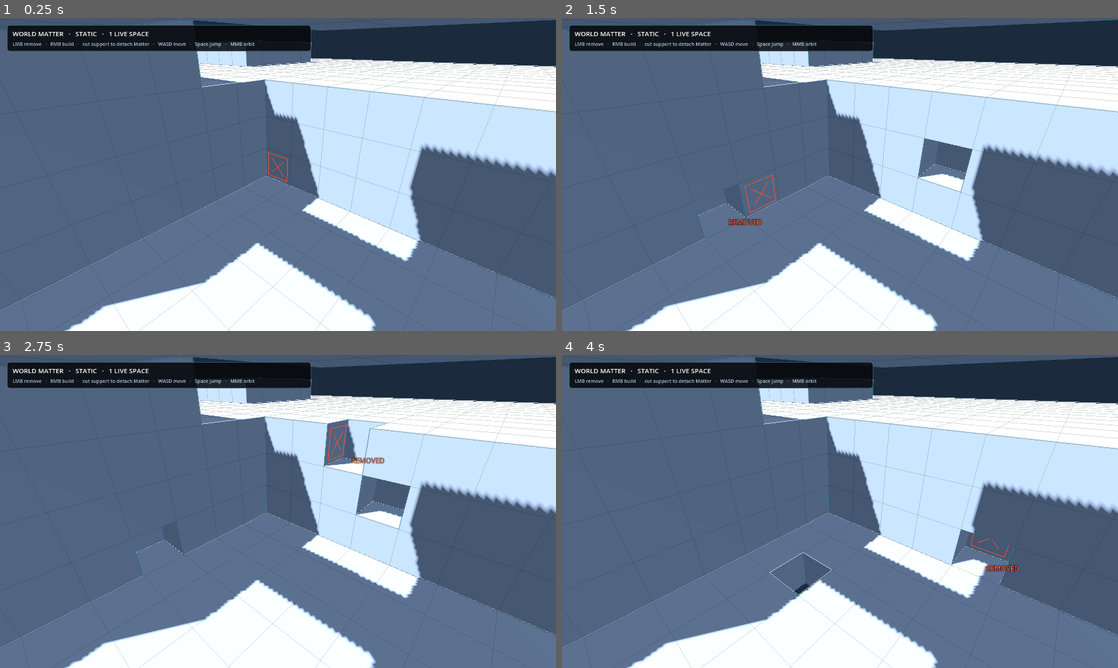
Above: before the commit, frames 1-4 (two rows, left to right).
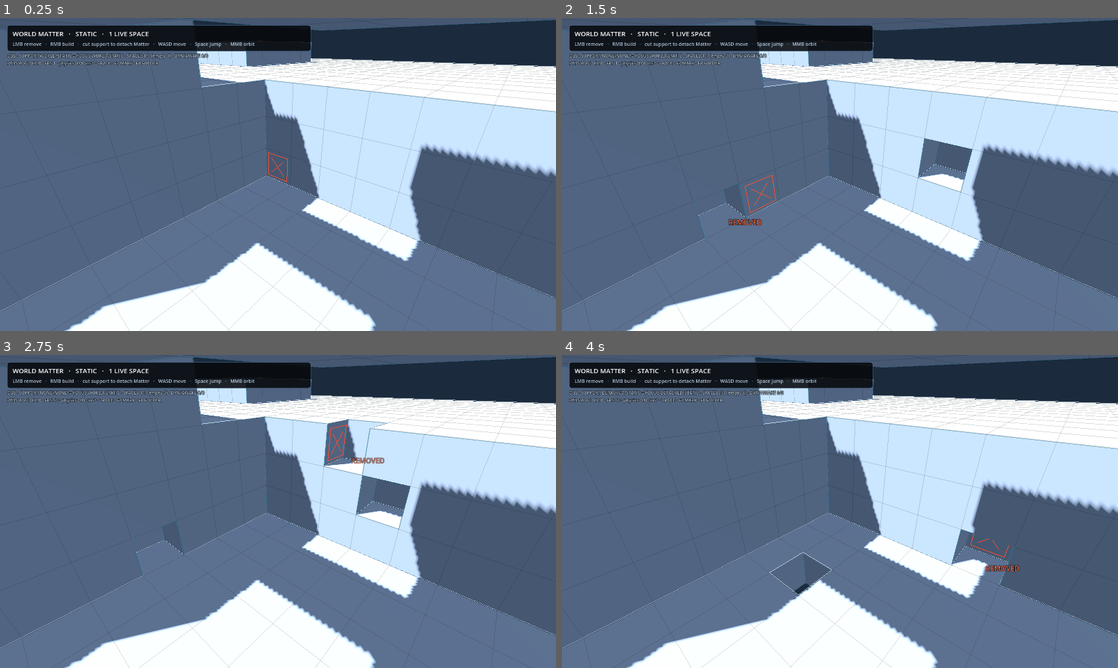
Above: after the commit, the same moments.

Repository: Jozzpoly/FrameMatter-Lab
Game: Godot game, scene res://p1/recovery_main.tscn
Same seed, same stepped clock (60 frames per second), same inputs: the game is played once before the commit and once after it.
Inputs (mouse positions are in pixels of both pictures, inside the frame that each line leads up to):
- Up to frame 1 (0.25 s): no input
- Up to frame 2 (1.5 s): tap Enter at 0.5 s; move the mouse to (962, 158) at 0.52 s; hold D (p1_move_right) 0.53-1.25 s; tap F at 0.6 s; click (962, 158) at 0.67 s; tap Space (p1_jump) at 0.77 s; drag from (728, 190) to (812, 237) at 1.27 s
- Up to frame 3 (2.75 s): move the mouse to (333, 442) at 2.02 s; hold D (p1_move_right) from 2.03 s (still down); hold E (p1_edit_toggle) from 2.03 s (still down); click (333, 442) at 2.17 s; tap F at 2.3 s
- Up to frame 4 (4 s): release D (p1_move_right) at 2.75 s; release E (p1_edit_toggle) at 2.75 s; tap R (p1_reset) at 2.75 s; drag from (812, 574) to (673, 464) at 2.77 s; move the mouse to (1006, 558) at 3.52 s; hold A (p1_move_left) from 3.53 s (still down); hold T (p1_space_toggle) from 3.53 s (still down); click (1006, 558) at 3.67 s; tap Space (p1_jump) at 3.77 s; tap F at 3.8 s

The runs differ from the first frame. In frame 1, 0.6% of the frame differs, in the area x 1-38%, y 11-16%; in frame 2, 0.6%; in frame 3, 0.6%; in frame 4, 0.7%, in the area x 1-40%, y 11-16%.
Error in both runs: Invalid call. Nonexistent function 'get_global_transform_interpolated' in base 'Node3D (SpaceQueryCharacter)'. (res://p1/camera_rig.gd:113)

Commit message:
Instrument Spark Owner runs with causal truth trace

Diff:
--- a/p1/matter_interactor.gd
+++ b/p1/matter_interactor.gd
@@ -13,6 +13,7 @@
 
 signal edit_mode_changed(mode: int)
 signal edit_applied(space: LocalMatterSpace, cell: Vector3i, mode: int, topology_split_queued: bool)
+signal edit_timing_sample(space: LocalMatterSpace, cell: Vector3i, mode: int, topology_split_queued: bool, sample: Dictionary)
 signal storage_expansion_requested(space: LocalMatterSpace, source_cell: Vector3i)
 signal edit_rejected(reason: String)
 
@@ -113,8 +114,10 @@
 		_reject("target is outside current local storage")
 		return false
 
+	var edit_started_usec := Time.get_ticks_usec()
 	var previous := space.volume.get_cell(cell)
 	var changed := false
+	var mutation_started_usec := Time.get_ticks_usec()
 	if edit_mode == EditMode.REMOVE:
 		if previous == CellVolume.EMPTY:
 			_reject("remove target is already empty")
@@ -130,19 +133,46 @@
 	else:
 		_reject("unsupported edit mode")
 		return false
+	var mutation_usec := Time.get_ticks_usec() - mutation_started_usec
 
 	if not changed:
 		_reject("Matter mutation was rejected")
 		return false
 
+	var topology_started_usec := Time.get_ticks_usec()
 	var split_queued := false
 	if edit_mode == EditMode.REMOVE and space.get_provider_kind() == LocalMatterSpace.ProviderKind.DYNAMIC:
 		if MatterTopology.extract_connected_components(space.volume).size() > 1:
 			split_queued = space.request_connected_component_split()
+	var topology_usec := Time.get_ticks_usec() - topology_started_usec
+	var provider_rebuild_usec := _provider_last_rebuild_usec(space)
 
 	last_rejection = ""
+	var listeners_started_usec := Time.get_ticks_usec()
 	edit_applied.emit(space, cell, edit_mode, split_queued)
+	var listeners_usec := Time.get_ticks_usec() - listeners_started_usec
+	var total_usec := Time.get_ticks_usec() - edit_started_usec
+	# Observer signal is deliberately emitted after edit_applied so telemetry does
+	# not contaminate the listener timing it is meant to measure.
+	edit_timing_sample.emit(space, cell, edit_mode, split_queued, {
+		"mutation_usec": mutation_usec,
+		"topology_usec": topology_usec,
+		"listeners_usec": listeners_usec,
+		"total_usec": total_usec,
+		"provider_rebuild_usec": provider_rebuild_usec,
+	})
 	return true
+
+
+func _provider_last_rebuild_usec(space: LocalMatterSpace) -> int:
+	if space == null or not is_instance_valid(space):
+		return -1
+	var provider := space.get_active_provider()
+	if provider is ConstructBody:
+		return (provider as ConstructBody).last_rebuild_usec
+	if provider is MatterRepresentation:
+		return (provider as MatterRepresentation).last_rebuild_usec
+	return -1
 
 
 func _process(_delta: float) -> void:
--- a/p1/recovery_main.tscn
+++ b/p1/recovery_main.tscn
@@ -12,6 +12,7 @@
 [ext_resource type="Script" path="res://p1/interaction_feedback.gd" id="10_interaction_feedback"]
 [ext_resource type="Script" path="res://p1/recovery_direct_edit.gd" id="11_direct_edit"]
 [ext_resource type="Script" path="res://p1/recovery_hud_presentation.gd" id="12_hud"]
+[ext_resource type="Script" path="res://p1/recovery_observer.gd" id="13_observer"]
 
 [sub_resource type="Environment" id="Environment_Recovery"]
 background_mode = 1
@@ -113,6 +114,9 @@
 [node name="P1RecoveryHudPresentation" type="Node" parent="."]
 script = ExtResource("12_hud")
 
+[node name="P1RecoveryObserver" type="Node" parent="."]
+script = ExtResource("13_observer")
+
 [node name="HUD" type="CanvasLayer" parent="."]
 
 [node name="Panel" type="PanelContainer" parent="HUD"]
--- /dev/null
+++ b/p1/recovery_observer.gd
@@ -0,0 +1,421 @@
+class_name P1RecoveryObserver
+extends Node
+
+# Observer-light telemetry for the Spark recovery slice. This node is strictly a
+# consumer: it never mutates Matter, Space ownership, actor state, camera state,
+# physics bodies or lifecycle policy. The goal is to make one natural Owner run
+# explainable without turning the sandbox into a debug dashboard.
+
+const TRACE_SCHEMA := "framematter.spark.observer.v1"
+const SESSION_ROOT := "user://framematter-observer"
+const SAMPLE_INTERVAL_SECONDS := 0.50
+const FLUSH_INTERVAL_SECONDS := 1.00
+const TRUTH_LABEL_NAME := "P1RecoveryObserverTruthStrip"
+
+var _host: Node
+var _registry: P1SpaceRegistry
+var _player: SpaceQueryCharacter
+var _interactor: P1MatterInteractor
+var _world_space: LocalMatterSpace
+var _truth_label: Label
+
+var _session_dir := ""
+var _trace_path := ""
+var _trace_file: FileAccess
+var _pending_lines: Array[String] = []
+var _started_msec := 0
+var _sample_accumulator := 0.0
+var _flush_accumulator := 0.0
+var _record_count := 0
+var _owner_mark_count := 0
+var _trace_available := false
+var _bound := false
+var _latest_snapshot: Dictionary = {}
+var _last_edit_timing: Dictionary = {}
+var _mark_flash_until_msec := 0
+
+
+func _ready() -> void:
+	set_process(false)
+	call_deferred("_bind")
+
+
+func _exit_tree() -> void:
+	if _bound:
+		_record("session_end", {"records_before_end": _record_count})
+	_flush_trace()
+	_trace_file = null
+
+
+func _process(delta: float) -> void:
+	if not _bound:
+		return
+	_sample_accumulator += maxf(0.0, delta)
+	_flush_accumulator += maxf(0.0, delta)
+	if _sample_accumulator >= SAMPLE_INTERVAL_SECONDS:
+		_sample_accumulator = fmod(_sample_accumulator, SAMPLE_INTERVAL_SECONDS)
+		_latest_snapshot = _capture_snapshot()
+		_record("sample", _latest_snapshot)
+		_refresh_truth_strip()
+	if _flush_accumulator >= FLUSH_INTERVAL_SECONDS:
+		_flush_accumulator = fmod(_flush_accumulator, FLUSH_INTERVAL_SECONDS)
+		_flush_trace()
+
+
+func _unhandled_input(event: InputEvent) -> void:
+	if not (event is InputEventKey):
+		return
+	var key := event as InputEventKey
+	if not key.pressed or key.echo:
+		return
+	if key.keycode == KEY_F7 or key.physical_keycode == KEY_F7:
+		owner_mark_for_test("owner_hotkey")
+		get_viewport().set_input_as_handled()
+		return
+	if key.keycode == KEY_F8 or key.physical_keycode == KEY_F8:
+		_open_session_folder()
+		get_viewport().set_input_as_handled()
+
+
+func get_trace_path_for_test() -> String:
+	return _trace_path
+
+
+func get_session_dir_for_test() -> String:
+	return _session_dir
+
+
+func get_record_count_for_test() -> int:
+	return _record_count
+
+
+func get_last_edit_timing_for_test() -> Dictionary:
+	return _last_edit_timing.duplicate(true)
+
+
+func capture_snapshot_for_test() -> Dictionary:
+	_latest_snapshot = _capture_snapshot()
+	_refresh_truth_strip()
+	return _latest_snapshot.duplicate(true)
+
+
+func owner_mark_for_test(label: String = "owner_mark") -> void:
+	_owner_mark_count += 1
+	_mark_flash_until_msec = Time.get_ticks_msec() + 1400
+	_record("owner_mark", {
+		"mark_index": _owner_mark_count,
+		"label": label,
+		"snapshot": _capture_snapshot(),
+	})
+	_flush_trace()
+	_refresh_truth_strip()
+
+
+func _bind() -> void:
+	_host = get_parent()
+	if _host == null or not is_instance_valid(_host):
+		return
+	_registry = _host.get_node_or_null("P1SpaceRegistry") as P1SpaceRegistry
+	_player = _host.get_node_or_null("P1Player") as SpaceQueryCharacter
+	_interactor = _host.get_node_or_null("P1MatterInteractor") as P1MatterInteractor
+	if _host.has_method("get_recovery_world_space"):
+		_world_space = _host.call("get_recovery_world_space") as LocalMatterSpace
+	if _registry == null or _player == null or _interactor == null:
+		return
+
+	_started_msec = Time.get_ticks_msec()
+	_create_truth_strip()
+	_create_trace()
+	_connect_observed_signals()
+	_bound = true
+	_latest_snapshot = _capture_snapshot()
+	_record("session_start", {
+		"trace_schema": TRACE_SCHEMA,
+		"godot_version": str(Engine.get_version_info().get("string", "")),
+		"physics_engine": str(ProjectSettings.get_setting("physics/3d/physics_engine", "")),
+		"user_data_dir": OS.get_user_data_dir(),
+		"sample_interval_seconds": SAMPLE_INTERVAL_SECONDS,
+		"performance_monitor_note": "Performance monitors are sampled values and may update more slowly than this trace.",
+	})
+	_record("sample", _latest_snapshot)
+	_refresh_truth_strip()
+	set_process(true)
+
+
+func _create_trace() -> void:
+	var session_token := "session_%d_%d" % [int(Time.get_unix_time_from_system()), Time.get_ticks_msec()]
+	_session_dir = "%s/%s" % [SESSION_ROOT, session_token]
+	var absolute_dir := ProjectSettings.globalize_path(_session_dir)
+	var error := DirAccess.make_dir_recursive_absolute(absolute_dir)
+	if error != OK:
+		_trace_available = false
+		return
+	_trace_path = "%s/trace.jsonl" % _session_dir
+	_trace_file = FileAccess.open(_trace_path, FileAccess.WRITE)
+	_trace_available = _trace_file != null
+
+
+func _create_truth_strip() -> void:
+	var hud := _host.get_node_or_null("HUD") as CanvasLayer
+	if hud == null:
+		return
+	var existing := hud.get_node_or_null(TRUTH_LABEL_NAME) as Label
+	if existing != null:
+		_truth_label = existing
+		return
+	_truth_label = Label.new()
+	_truth_label.name = TRUTH_LABEL_NAME
+	_truth_label.position = Vector2(16.0, 80.0)
+	_truth_label.mouse_filter = Control.MOUSE_FILTER_IGNORE
+	_truth_label.add_theme_font_size_override("font_size", 10)
+	_truth_label.add_theme_constant_override("outline_size", 3)
+	_truth_label.add_theme_color_override("font_color", Color(0.78, 0.86, 0.94, 0.92))
+	_truth_label.add_theme_color_override("font_outline_color", Color(0.01, 0.015, 0.025, 0.94))
+	hud.add_child(_truth_label)
+
+
+func _connect_observed_signals() -> void:
+	if not _interactor.edit_timing_sample.is_connected(_on_edit_timing_sample):
+		_interactor.edit_timing_sample.connect(_on_edit_timing_sample)
+	if not _interactor.edit_rejected.is_connected(_on_edit_rejected):
+		_interactor.edit_rejected.connect(_on_edit_rejected)
+	if not _registry.active_spaces_changed.is_connected(_on_active_spaces_changed):
+		_registry.active_spaces_changed.connect(_on_active_spaces_changed)
+	if not _registry.provider_changed.is_connected(_on_provider_changed):
+		_registry.provider_changed.connect(_on_provider_changed)
+	if not _registry.storage_rebased.is_connected(_on_storage_rebased):
+		_registry.storage_rebased.connect(_on_storage_rebased)
+	if not _registry.split_committed.is_connected(_on_split_committed):
+		_registry.split_committed.connect(_on_split_committed)
+	if _world_space is W0AuthorityPartitionSpace:
+		var world := _world_space as W0AuthorityPartitionSpace
+		if not world.authority_partition_committed.is_connected(_on_authority_partition_committed):
+			world.authority_partition_committed.connect(_on_authority_partition_committed)
+
+
+func _capture_snapshot() -> Dictionary:
+	var census := _collect_lifecycle_census()
+	var support := _space_state(_player.support_space if _player != null else null)
+	var focus_space: LocalMatterSpace
+	if _host != null and is_instance_valid(_host) and _host.has_method("get_space"):
+		focus_space = _host.call("get_space") as LocalMatterSpace
+	var focus := _space_state(focus_space)
+	return {
+		"support": support,
+		"focus": focus,
+		"support_equals_focus": int(support.get("id", 0)) != 0 and int(support.get("id", 0)) == int(focus.get("id", 0)),
+		"logical_spaces": census["logical_spaces"],
+		"nonempty_spaces": census["nonempty_spaces"],
+		"empty_spaces": census["empty_spaces"],
+		"static_spaces": census["static_spaces"],
+		"dynamic_spaces": census["dynamic_spaces"],
+		"awake_dynamic_spaces": census["awake_dynamic_spaces"],
+		"sleeping_dynamic_spaces": census["sleeping_dynamic_spaces"],
+		"occupied_cells": census["occupied_cells"],
+		"collision_shapes": census["collision_shapes"],
+		"max_provider_rebuild_usec": census["max_provider_rebuild_usec"],
+		"physics_active_objects": PhysicsServer3D.get_process_info(PhysicsServer3D.INFO_ACTIVE_OBJECTS),
+		"physics_collision_pairs": PhysicsServer3D.get_process_info(PhysicsServer3D.INFO_COLLISION_PAIRS),
+		"physics_islands": PhysicsServer3D.get_process_info(PhysicsServer3D.INFO_ISLAND_COUNT),
+		"fps_sampled": Performance.get_monitor(Performance.TIME_FPS),
+		"frame_process_ms_sampled": Performance.get_monitor(Performance.TIME_PROCESS) * 1000.0,
+		"physics_process_ms_sampled": Performance.get_monitor(Performance.TIME_PHYSICS_PROCESS) * 1000.0,
+	}
+
+
+func _collect_lifecycle_census() -> Dictionary:
+	var logical := 0
+	var nonempty := 0
+	var empty := 0
+	var statics := 0
+	var dynamics := 0
+	var awake := 0
+	var sleeping := 0
+	var occupied := 0
+	var collision_shapes := 0
+	var max_rebuild_usec := 0
+	if _registry != null:
+		for space in _registry.get_active_spaces():
+			if space == null or not is_instance_valid(space) or space.is_retired():
+				continue
+			logical += 1
+			var solid_count := space.volume.count_solid() if space.volume != null else 0
+			occupied += solid_count
+			if solid_count > 0:
+				nonempty += 1
+			else:
+				empty += 1
+			var provider := space.get_active_provider()
+			if space.get_provider_kind() == LocalMatterSpace.ProviderKind.STATIC:
+				statics += 1
+			elif space.get_provider_kind() == LocalMatterSpace.ProviderKind.DYNAMIC:
+				dynamics += 1
+				if provider is RigidBody3D and (provider as RigidBody3D).sleeping:
+					sleeping += 1
+				else:
+					awake += 1
+			if provider is ConstructBody:
+				var body := provider as ConstructBody
+				collision_shapes += body.get_collision_shape_count()
+				max_rebuild_usec = maxi(max_rebuild_usec, body.last_rebuild_usec)
+			elif provider is MatterRepresentation:
+				var representation := provider as MatterRepresentation
+				collision_shapes += representation.get_collision_shape_count()
+				max_rebuild_usec = maxi(max_rebuild_usec, representation.last_rebuild_usec)
+	return {
+		"logical_spaces": logical,
+		"nonempty_spaces": nonempty,
+		"empty_spaces": empty,
+		"static_spaces": statics,
+		"dynamic_spaces": dynamics,
+		"awake_dynamic_spaces": awake,
+		"sleeping_dynamic_spaces": sleeping,
+		"occupied_cells": occupied,
+		"collision_shapes": collision_shapes,
+		"max_provider_rebuild_usec": max_rebuild_usec,
+	}
+
+
+func _space_state(space: LocalMatterSpace) -> Dictionary:
+	if space == null or not is_instance_valid(space) or space.is_retired():
+		return {"id": 0, "role": "NONE", "kind": "NONE"}
+	var kind := "STATIC" if space.get_provider_kind() == LocalMatterSpace.ProviderKind.STATIC else "DYNAMIC"
+	var role := "WORLD" if space == _world_space else "DETACHED"
+	return {
+		"id": space.get_instance_id(),
+		"role": role,
+		"kind": kind,
+	}
+
+
+func _record(kind: String, payload: Dictionary = {}) -> void:
+	var support := _space_state(_player.support_space if _player != null else null)
+	var focus_space: LocalMatterSpace
+	if _host != null and is_instance_valid(_host) and _host.has_method("get_space"):
+		focus_space = _host.call("get_space") as LocalMatterSpace
+	var focus := _space_state(focus_space)
+	var record := {
+		"schema": TRACE_SCHEMA,
+		"kind": kind,
+		"t_ms": maxi(0, Time.get_ticks_msec() - _started_msec),
+		"process_frame": Engine.get_process_frames(),
+		"physics_frame": Engine.get_physics_frames(),
+		"support_space_id": support["id"],
+		"support_role": support["role"],
+		"support_kind": support["kind"],
+		"focus_space_id": focus["id"],
+		"focus_role": focus["role"],
+		"focus_kind": focus["kind"],
+	}
+	for key in payload.keys():
+		record[key] = payload[key]
+	_record_count += 1
+	if not _trace_available:
+		return
+	_pending_lines.append(JSON.stringify(record))
+
+
+func _flush_trace() -> void:
+	if not _trace_available or _trace_file == null or _pending_lines.is_empty():
+		return
+	for line in _pending_lines:
+		_trace_file.store_line(line)
+	_pending_lines.clear()
+	_trace_file.flush()
+
+
+func _refresh_truth_strip() -> void:
+	if _truth_label == null:
+		return
+	if _latest_snapshot.is_empty():
+		_latest_snapshot = _capture_snapshot()
+	var s := _latest_snapshot
+	var support: Dictionary = s["support"]
+	var focus: Dictionary = s["focus"]
+	var relation := "=" if bool(s["support_equals_focus"]) else "!="
+	var trace_state := "TRACE" if _trace_available else "TRACE OFF"
+	var mark_state := " · MARK %d" % _owner_mark_count if Time.get_ticks_msec() < _mark_flash_until_msec else ""
+	_truth_label.text = (
+		"OBS · SUPPORT %s/%s %s FOCUS %s/%s · SPACES %d/%d (empty %d) · DYN/AWAKE %d/%d\n"
+		+ "PHYS A/P/I %d/%d/%d · FPS %.0f · physics %.2f ms* · %s · F7 MARK · F8 FOLDER%s"
+	) % [
+		support["role"], support["kind"], relation, focus["role"], focus["kind"],
+		s["logical_spaces"], s["nonempty_spaces"], s["empty_spaces"],
+		s["dynamic_spaces"], s["awake_dynamic_spaces"],
+		s["physics_active_objects"], s["physics_collision_pairs"], s["physics_islands"],
+		s["fps_sampled"], s["physics_process_ms_sampled"], trace_state, mark_state,
+	]
+
+
+func _open_session_folder() -> void:
+	if _session_dir.is_empty():
+		return
+	var absolute_dir := ProjectSettings.globalize_path(_session_dir)
+	var error := OS.shell_open(absolute_dir)
+	_record("open_trace_folder", {"error": int(error)})
+	_flush_trace()
+
+
+func _on_edit_timing_sample(
+	space: LocalMatterSpace,
+	cell: Vector3i,
+	mode: int,
+	split_queued: bool,
+	sample: Dictionary
+) -> void:
+	_last_edit_timing = sample.duplicate(true)
+	_record("edit_timing", {
+		"space_id": space.get_instance_id() if space != null and is_instance_valid(space) else 0,
+		"cell": [cell.x, cell.y, cell.z],
+		"mode": "REMOVE" if mode == P1MatterInteractor.EditMode.REMOVE else "PLACE",
+		"split_queued": split_queued,
+		"mutation_usec": int(sample.get("mutation_usec", -1)),
+		"topology_usec": int(sample.get("topology_usec", -1)),
+		"listeners_usec": int(sample.get("listeners_usec", -1)),
+		"total_usec": int(sample.get("total_usec", -1)),
+		"provider_rebuild_usec": int(sample.get("provider_rebuild_usec", -1)),
+	})
+
+
+func _on_edit_rejected(reason: String) -> void:
+	_record("edit_rejected", {"reason": reason})
+
+
+func _on_active_spaces_changed() -> void:
+	_record("active_spaces_changed", _collect_lifecycle_census())
+
+
+func _on_provider_changed(space: LocalMatterSpace) -> void:
+	_record("provider_changed", {
+		"space_id": space.get_instance_id(),
+		"provider_kind": space.get_provider_kind(),
+	})
+
+
+func _on_storage_rebased(space: LocalMatterSpace, report: Dictionary) -> void:
+	var shift: Vector3i = report.get("local_shift", Vector3i.ZERO)
+	_record("storage_rebased", {
+		"space_id": space.get_instance_id(),
+		"local_shift": [shift.x, shift.y, shift.z],
+	})
+
+
+func _on_split_committed(source: LocalMatterSpace, result: LocalMatterSplitResult) -> void:
+	var successor_ids: Array[int] = []
+	for successor_variant in result.successors:
+		var successor := successor_variant as LocalMatterSpace
+		if successor != null and is_instance_valid(successor):
+			successor_ids.append(successor.get_instance_id())
+	_record("topology_split_committed", {
+		"source_space_id": source.get_instance_id() if source != null and is_instance_valid(source) else 0,
+		"successor_space_ids": successor_ids,
+	})
+
+
+func _on_authority_partition_committed(result: Dictionary) -> void:
+	var target := result.get("target_space") as LocalMatterSpace
+	var source_cells: Array = result.get("source_cells", [])
+	_record("authority_partition_committed", {
+		"target_space_id": target.get_instance_id() if target != null and is_instance_valid(target) else 0,
+		"transferred_cell_count": source_cells.size(),
+	})
--- /dev/null
+++ b/tests/p1_recovery_observer_probe.gd
@@ -0,0 +1,100 @@
+extends SceneTree
+
+const BIND_FRAMES := 4
+
+var _failures: Array[String] = []
+
+
+func _init() -> void:
+	call_deferred("_run")
+
+
+func _run() -> void:
+	var packed := load("res://p1/recovery_main.tscn") as PackedScene
+	_check(packed != null, "instrumented recovery scene loads")
+	if packed == null:
+		_finish(null)
+		return
+
+	var root := packed.instantiate()
+	get_root().add_child(root)
+	await _advance_frames(BIND_FRAMES)
+	var observer := root.get_node_or_null("P1RecoveryObserver") as P1RecoveryObserver
+	var interactor := root.get_node_or_null("P1MatterInteractor") as P1MatterInteractor
+	var world := root.call("get_recovery_world_space") as LocalMatterSpace
+	_check(observer != null and interactor != null and world != null, "observer binds to recovery runtime roles")
+	if observer == null or interactor == null or world == null:
+		_finish(root)
+		return
+
+	var snapshot: Dictionary = observer.capture_snapshot_for_test()
+	for key in [
+		"support", "focus", "support_equals_focus",
+		"logical_spaces", "nonempty_spaces", "empty_spaces",
+		"static_spaces", "dynamic_spaces", "awake_dynamic_spaces",
+		"physics_active_objects", "physics_collision_pairs", "physics_islands",
+		"fps_sampled", "frame_process_ms_sampled", "physics_process_ms_sampled",
+		"occupied_cells", "collision_shapes", "max_provider_rebuild_usec",
+	]:
+		_check(snapshot.has(key), "snapshot exposes %s" % key)
+	_check(int(snapshot.get("logical_spaces", 0)) == 1, "instrumented Spark still starts as one logical world Space")
+	_check(int(snapshot.get("nonempty_spaces", 0)) == 1, "startup census sees one non-empty world Space")
+	_check(int(snapshot.get("empty_spaces", -1)) == 0, "startup census sees no ghost Space")
+	_check(int(snapshot.get("physics_active_objects", -1)) >= 0, "PhysicsServer active-object census is readable")
+	_check(int(snapshot.get("physics_collision_pairs", -1)) >= 0, "PhysicsServer collision-pair census is readable")
+	_check(int(snapshot.get("physics_islands", -1)) >= 0, "PhysicsServer island census is readable")
+
+	var trace_path := observer.get_trace_path_for_test()
+	_check(not trace_path.is_empty(), "observer publishes a session trace path")
+	_check(FileAccess.file_exists(trace_path), "session trace file exists in user data")
+
+	var records_before := observer.get_record_count_for_test()
+	var safe_cell := Vector3i(3, 4, 4)
+	_check(world.volume.get_cell(safe_cell) != CellVolume.EMPTY, "fixture edit target is ordinary canonical Matter")
+	_check(
+		interactor.apply_edit_to_cell(world, safe_cell, P1MatterInteractor.EditMode.REMOVE),
+		"ordinary edit passes through the instrumented interactor"
+	)
+	var timing: Dictionary = observer.get_last_edit_timing_for_test()
+	_check(not timing.is_empty(), "successful edit emits one timing sample")
+	for key in ["mutation_usec", "topology_usec", "listeners_usec", "total_usec", "provider_rebuild_usec"]:
+		_check(int(timing.get(key, -1)) >= 0, "edit timing exposes nonnegative %s" % key)
+	_check(int(timing.get("total_usec", 0)) >= int(timing.get("mutation_usec", 0)), "total edit timing contains mutation timing")
+	_check(observer.get_record_count_for_test() > records_before, "edit adds observer records without changing edit authority")
+
+	observer.owner_mark_for_test("probe")
+	_check(FileAccess.file_exists(trace_path), "Owner mark flush keeps trace file materialized")
+	var trace_file := FileAccess.open(trace_path, FileAccess.READ)
+	_check(trace_file != null, "flushed trace can be reopened for analysis")
+	if trace_file != null:
+		var text := trace_file.get_as_text()
+		_check(text.contains("\"kind\":\"session_start\""), "trace records session provenance")
+		_check(text.contains("\"kind\":\"edit_timing\""), "trace records successful edit microtiming")
+		_check(text.contains("\"kind\":\"owner_mark\""), "trace records explicit Owner bookmark")
+
+	var truth_label := root.get_node_or_null("HUD/P1RecoveryObserverTruthStrip") as Label
+	_check(truth_label != null and truth_label.text.contains("SUPPORT") and truth_label.text.contains("FOCUS"), "truth strip presents SUPPORT and FOCUS separately")
+	_finish(root)
+
+
+func _advance_frames(count: int) -> void:
+	for _frame in range(count):
+		await physics_frame
+		await process_frame
+
+
+func _check(condition: bool, description: String) -> void:
+	if not condition:
+		_failures.append(description)
+
+
+func _finish(root: Node) -> void:
+	if root != null and is_instance_valid(root):
+		root.free()
+	if _failures.is_empty():
+		print("P1_RECOVERY_OBSERVER_PASS: Instrumented Spark writes a low-frequency JSONL truth trace, separates SUPPORT from FOCUS, samples PhysicsServer/lifecycle state and records edit microtiming plus Owner marks without taking authority.")
+		quit(0)
+		return
+	for failure in _failures:
+		push_error("P1_RECOVERY_OBSERVER_FAIL: " + failure)
+	quit(1)
Not shown: 1 places in p1/recovery_main.tscn that only renumber resources
Not shown, changed: .github/workflows/recovery-owner-slice.yml
